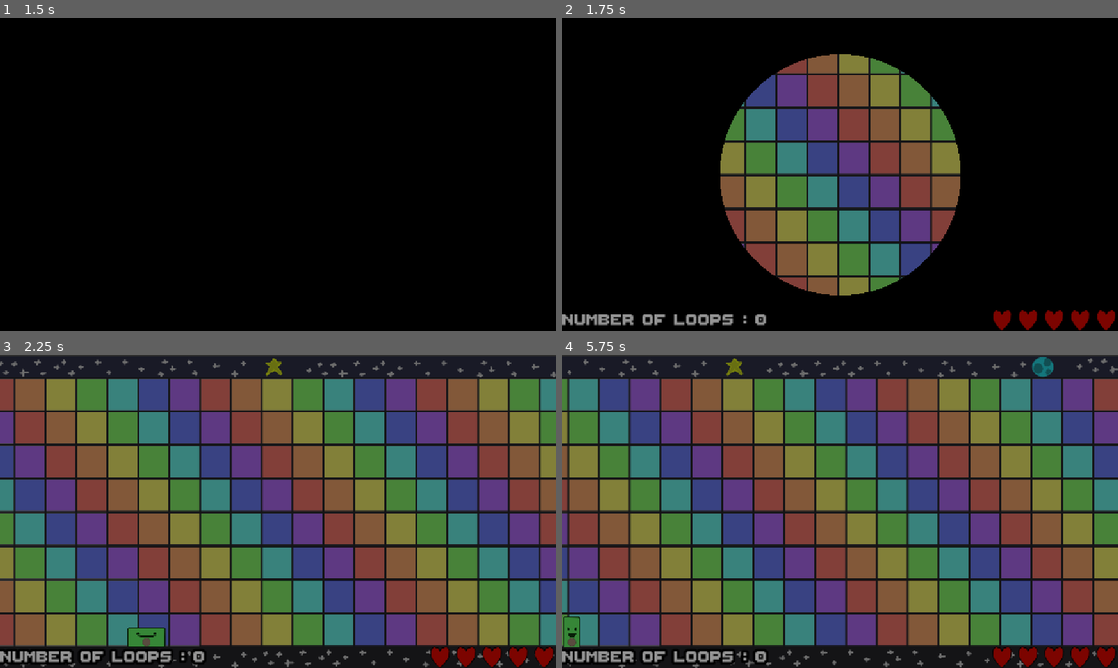
Above: before the commit, frames 1-4 (two rows, left to right).
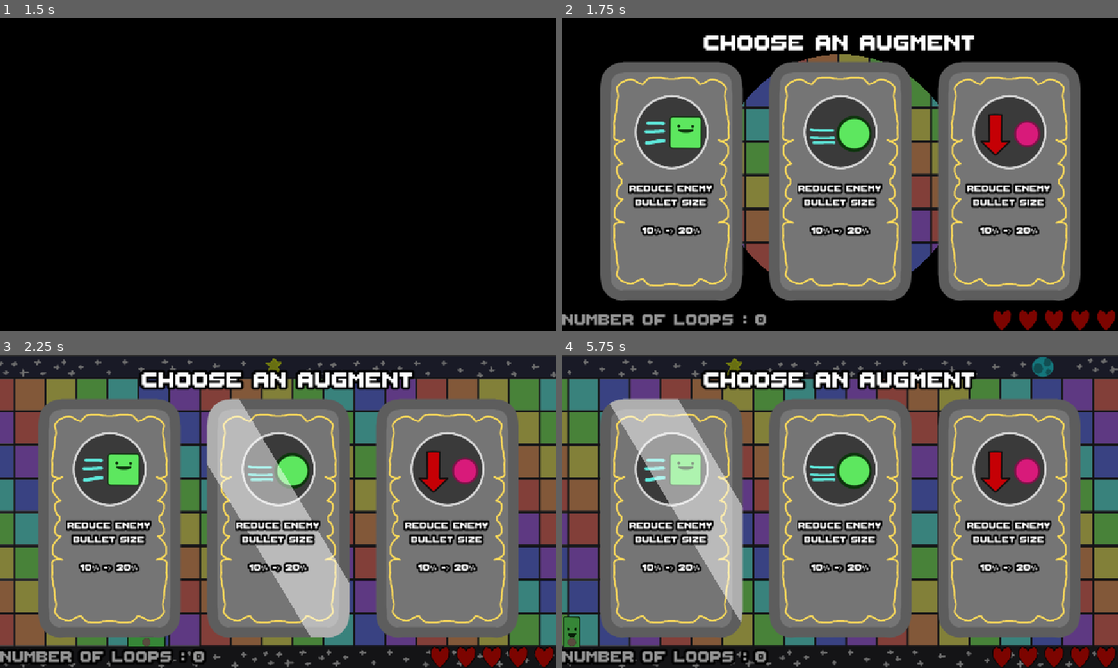
Above: after the commit, the same moments.

Repository: les-brows/la-boucle-musicale
Game: Godot game, scene res://Levels/MainMenu/MainMenu.tscn
Same seed, same stepped clock (60 frames per second), same inputs: the game is played once before the commit and once after it. Sound files missing from this copy of the repository are replaced by a short silence.
Inputs (mouse positions are in pixels of both pictures, inside the frame that each line leads up to):
- Up to frame 1 (1.5 s): tap Enter (ui_accept) at 0.5 s; move the mouse to (400, 158) at 0.52 s; hold D (player1_right) 0.53-1.28 s; hold Enter (ui_accept) 0.53-1.28 s; move the mouse to (166, 190) at 1.27 s; hold S (player1_down) from 1.28 s (still down); tap Shift (player1_dash) at 1.35 s
- Up to frame 2 (1.75 s): keep holding S (player1_down); tap Enter (ui_accept) at 1.52, 1.55 s
- Up to frame 3 (2.25 s): tap Enter (ui_accept) at 1.82 s; move the mouse to (333, 442) at 2.02 s; release S (player1_down) at 2.03 s; hold D (player1_right) from 2.03 s (still down); hold Enter (ui_accept) from 2.03 s (still down); right-click (333, 442) at 2.1 s
- Up to frame 4 (5.75 s): move the mouse to (812, 574) at 2.77 s; release D (player1_right) at 2.78 s; release Enter (ui_accept) at 2.78 s; hold O (player1_shoot_up) 2.78-3.53 s; tap Enter (ui_accept) at 2.85, 3.02, 3.32, 4.52, 4.55, 4.82 s; move the mouse to (1006, 558) at 3.52 s; hold Enter (ui_accept) 3.53-4.28 s; hold A (player1_left) 3.53-5.03 s; tap Shift (player1_dash) at 3.6 s; move the mouse to (673, 464) at 4.27 s; right-click (673, 464) at 4.35 s; move the mouse to (867, 511) at 5.02 s; hold S (player1_down) from 5.03 s (still down); hold Enter (ui_accept) from 5.03 s (still down)

Frame 1 is identical in both runs. In frame 2, 58% of the frame differs, in the area x 6-94%, y 5-91%; in frame 3, 60%; in frame 4, 60%, in the area x 6-94%, y 4-91%.

Commit message:
feat: show augment menu

Diff:
--- a/Levels/scrolling_level.gd
+++ b/Levels/scrolling_level.gd
@@ -5,9 +5,11 @@
 @onready var level_portions = $LevelPortions
 @onready var level_portion_previous = $LevelPortions/LevelPortionPrevious
 @onready var level_portion_current = $LevelPortions/LevelPortionCurrent
+@onready var enemy_manager_node = $EnemyManager
 
 var currently_moving_level_middle: bool = false
 var currently_moving_level_end: bool = false
+var in_augment_menu: bool = false
 
 var LevelPortionScene = preload("res://Levels/LevelPortion.tscn")
 
@@ -23,7 +25,8 @@
 		camera.position.x + CAMERA_SIZE.x/2 - player.size.x/2)
 
 func _process(_delta):
-	move_camera()
+	if(not in_augment_menu):
+		move_camera()
 	clamp_player_inside_camera()
 
 func _ready():
@@ -31,6 +34,7 @@
 
 	Globals.middle_level_reached.connect(_on_middle_level_reached)
 	Globals.end_level_reached.connect(_on_end_level_reached)
+	Globals.augment_selected.connect(_on_augment_selected)
 
 	level_portion_previous.position = -Vector2(Globals.LEVEL_SIZE, 0)
 	Globals.LOOP_COUNT = Globals.INITIAL_LOOP_COUNT
@@ -84,4 +88,17 @@
 	# Shift camera to the left
 	camera.position = camera.position - Vector2(Globals.LEVEL_SIZE, 0)
 
+	# Pause the enemies and their projectiles
+	enemy_manager_node.process_mode = PROCESS_MODE_DISABLED
+
+	# Pause camera
+	in_augment_menu = true
+
 	print("Player hit the end of the level !")
+
+func _on_augment_selected() -> void:
+	# Unpause the enemies and their projectiles
+	enemy_manager_node.process_mode = PROCESS_MODE_DISABLED
+
+	# Unpause camera
+	in_augment_menu = false
--- /dev/null
+++ b/Objects/GameUI/AugmentUI.gdshader
@@ -0,0 +1,11 @@
+shader_type canvas_item;
+
+uniform vec4 shine_color : source_color = vec4(1.0, 1.0, 1.0, 0.5);
+uniform float shine_speed : hint_range(0.0, 10.0, 0.1) = 3.5;
+uniform float shine_size : hint_range(0.01, 1.0, 0.01) = 0.03;
+
+void fragment() {
+	COLOR = texture(TEXTURE, UV);
+	float shine = step(1.0 - shine_size * 0.5, 0.5 + 0.5 * sin(UV.x - UV.y + TIME * shine_speed));
+	COLOR.rgb = mix(COLOR.rgb, shine_color.rgb, shine * shine_color.a);
+}
--- a/Objects/GameUI/AugmentUI.tscn
+++ b/Objects/GameUI/AugmentUI.tscn
@@ -1,6 +1,13 @@
-[gd_scene format=3 uid="uid://rhn7cenybqv"]
+[gd_scene load_steps=6 format=3 uid="uid://rhn7cenybqv"]
+
+[ext_resource type="Script" uid="uid://v66w7qolipf2" path="res://Objects/GameUI/augment_ui.gd" id="1_pnovf"]
+[ext_resource type="FontFile" uid="uid://dutr1gb421wvd" path="res://Assets/ThaleahFat.ttf" id="2_swrw7"]
+[ext_resource type="Texture2D" uid="uid://cbm74sqapcdq6" path="res://Assets/augment_card_enemy_bullet_size.png" id="3_wa8aj"]
+[ext_resource type="Texture2D" uid="uid://b5nqeiu40rudj" path="res://Assets/augment_card_player_damage.png" id="4_i63mr"]
+[ext_resource type="Texture2D" uid="uid://11eqmd7rdq83" path="res://Assets/augment_card_player_spread_2.png" id="5_chsq5"]
 
 [node name="AugmentUI" type="CanvasLayer"]
+script = ExtResource("1_pnovf")
 
 [node name="ColorRect" type="ColorRect" parent="."]
 anchors_preset = 15
@@ -9,3 +16,111 @@
 grow_horizontal = 2
 grow_vertical = 2
 color = Color(0, 0, 0, 0.419608)
+
+[node name="Augments" type="MarginContainer" parent="."]
+anchors_preset = 15
+anchor_right = 1.0
+anchor_bottom = 1.0
+grow_horizontal = 2
+grow_vertical = 2
+theme_override_constants/margin_top = 20
+
+[node name="VBoxContainer" type="VBoxContainer" parent="Augments"]
+layout_mode = 2
+
+[node name="Label" type="Label" parent="Augments/VBoxContainer"]
+layout_mode = 2
+size_flags_horizontal = 4
+theme_override_constants/outline_size = 20
+theme_override_fonts/font = ExtResource("2_swrw7")
+theme_override_font_sizes/font_size = 70
+text = "Choose an augment"
+
+[node name="HBoxContainer" type="HBoxContainer" parent="Augments/VBoxContainer"]
+layout_mode = 2
+size_flags_horizontal = 4
+theme_override_constants/separation = 50
+
+[node name="Augment_1" type="TextureRect" parent="Augments/VBoxContainer/HBoxContainer"]
+layout_mode = 2
+texture = ExtResource("3_wa8aj")
+
+[node name="MarginContainer" type="MarginContainer" parent="Augments/VBoxContainer/HBoxContainer/Augment_1"]
+layout_mode = 1
+anchors_preset = 15
+anchor_right = 1.0
+anchor_bottom = 1.0
+grow_horizontal = 2
+grow_vertical = 2
+theme_override_constants/margin_top = 250
+
+[node name="Label" type="RichTextLabel" parent="Augments/VBoxContainer/HBoxContainer/Augment_1/MarginContainer"]
+custom_minimum_size = Vector2(180, 0)
+layout_mode = 2
+size_flags_horizontal = 4
+theme_override_constants/outline_size = 15
+theme_override_fonts/normal_font = ExtResource("2_swrw7")
+theme_override_font_sizes/normal_font_size = 30
+bbcode_enabled = true
+text = "Reduce enemy
+bullet size
+
+10% -> 20%"
+autowrap_mode = 0
+horizontal_alignment = 1
+
+[node name="Augment_2" type="TextureRect" parent="Augments/VBoxContainer/HBoxContainer"]
+layout_mode = 2
+texture = ExtResource("4_i63mr")
+
+[node name="MarginContainer" type="MarginContainer" parent="Augments/VBoxContainer/HBoxContainer/Augment_2"]
+layout_mode = 1
+anchors_preset = 15
+anchor_right = 1.0
+anchor_bottom = 1.0
+grow_horizontal = 2
+grow_vertical = 2
+theme_override_constants/margin_top = 250
+
+[node name="Label" type="RichTextLabel" parent="Augments/VBoxContainer/HBoxContainer/Augment_2/MarginContainer"]
+custom_minimum_size = Vector2(180, 0)
+layout_mode = 2
+size_flags_horizontal = 4
+theme_override_constants/outline_size = 15
+theme_override_fonts/normal_font = ExtResource("2_swrw7")
+theme_override_font_sizes/normal_font_size = 30
+bbcode_enabled = true
+text = "Reduce enemy
+bullet size
+
+10% -> 20%"
+autowrap_mode = 0
+horizontal_alignment = 1
+
+[node name="Augment_3" type="TextureRect" parent="Augments/VBoxContainer/HBoxContainer"]
+layout_mode = 2
+texture = ExtResource("5_chsq5")
+
+[node name="MarginContainer" type="MarginContainer" parent="Augments/VBoxContainer/HBoxContainer/Augment_3"]
+layout_mode = 1
+anchors_preset = 15
+anchor_right = 1.0
+anchor_bottom = 1.0
+grow_horizontal = 2
+grow_vertical = 2
+theme_override_constants/margin_top = 250
+
+[node name="Label" type="RichTextLabel" parent="Augments/VBoxContainer/HBoxContainer/Augment_3/MarginContainer"]
+custom_minimum_size = Vector2(180, 0)
+layout_mode = 2
+size_flags_horizontal = 4
+theme_override_constants/outline_size = 15
+theme_override_fonts/normal_font = ExtResource("2_swrw7")
+theme_override_font_sizes/normal_font_size = 30
+bbcode_enabled = true
+text = "Reduce enemy
+bullet size
+
+10% -> 20%"
+autowrap_mode = 0
+horizontal_alignment = 1
--- /dev/null
+++ b/Objects/GameUI/augment_ui.gd
@@ -0,0 +1,162 @@
+extends CanvasLayer
+
+var currently_selected_augment = 1
+var is_in_augment_menu = false
+
+@onready var augment_1_texture = $Augments/VBoxContainer/HBoxContainer/Augment_1
+@onready var augment_2_texture = $Augments/VBoxContainer/HBoxContainer/Augment_2
+@onready var augment_3_texture = $Augments/VBoxContainer/HBoxContainer/Augment_3
+var shader_material = ShaderMaterial.new()
+
+var augment_1: int = -1
+var augment_2: int = -1
+var augment_3: int = -1
+
+var ENEMY_BULLET_SIZE_TEXTURE = preload("res://Assets/augment_card_enemy_bullet_size.png")
+var PLAYER_BULLET_SIZE_TEXTURE = preload("res://Assets/augment_card_player_bullet_size.png")
+var ENEMY_BULLET_SPEED_TEXTURE = preload("res://Assets/augment_card_enemy_bullet_speed.png")
+var PLAYER_BULLET_SPEED_TEXTURE = preload("res://Assets/augment_card_player_bullet_speed.png")
+var ENEMY_MOVEMENT_SPEED_TEXTURE = preload("res://Assets/augment_card_enemy_speed.png")
+var PLAYER_MOVEMENT_SPEED_TEXTURE = preload("res://Assets/augment_card_player_speed.png")
+var PLAYER_HEAL_TEXTURE = preload("res://Assets/augment_card_heart.png")
+var PLAYER_MELODY_TEXTURE = preload("res://Assets/augment_card_melody.png")
+var PLAYER_STRENGTH_TEXTURE = preload("res://Assets/augment_card_player_damage.png")
+var PLAYER_DODGE_TEXTURE = preload("res://Assets/augment_card_player_dodge.png")
+var PLAYER_BULLET_SPREAD_TEXTURE_1 = preload("res://Assets/augment_card_player_spread_2.png")
+var PLAYER_BULLET_SPREAD_TEXTURE_2 = preload("res://Assets/augment_card_player_spread_3.png")
+
+enum Augment {
+	ENEMY_BULLET_SIZE,
+	PLAYER_BULLET_SIZE,
+	ENEMY_BULLET_SPEED,
+	PLAYER_BULLET_SPEED,
+	ENEMY_MOVEMENT_SPEED,
+	PLAYER_MOVEMENT_SPEED,
+	PLAYER_HEAL,
+	PLAYER_MELODY,
+	PLAYER_STRENGTH,
+	PLAYER_DODGE,
+	PLAYER_BULLET_SPREAD,
+	NUM_OF_AUGMENT
+}
+
+
+func _ready():
+	_on_end_level_reached()
+	Globals.end_level_reached.connect(_on_end_level_reached)
+
+	var shader = load("res://Objects/GameUI/AugmentUI.gdshader")
+	shader_material.shader = shader
+
+func _on_end_level_reached() -> void:
+	generate_augments()
+	visible = true
+	is_in_augment_menu = true
+	pass
+
+func _process(_delta: float) -> void:
+	if not is_in_augment_menu:
+		return
+
+	var new_currently_selected_augment = currently_selected_augment
+
+	if Input.is_action_pressed("player1_left"):
+		new_currently_selected_augment = clamp(currently_selected_augment, 0, currently_selected_augment - 1)
+	if Input.is_action_pressed("player1_right"):
+		new_currently_selected_augment = clamp(currently_selected_augment, currently_selected_augment + 1, 2)
+	if Input.is_action_pressed("ui_accept"):
+		select_augment(currently_selected_augment)
+
+	if new_currently_selected_augment != currently_selected_augment:
+		currently_selected_augment = new_currently_selected_augment
+		update_augment_display(currently_selected_augment)
+
+
+func select_augment(augment_selected) -> void:
+	pass
+
+func generate_augments() -> void:
+	var valid_augments: bool = false
+	var rng = RandomNumberGenerator.new()
+	rng.randomize()
+
+	while(not valid_augments):
+		augment_1 = rng.randi_range(0, Augment.NUM_OF_AUGMENT - 1)
+		augment_2 = rng.randi_range(0, Augment.NUM_OF_AUGMENT - 1)
+		augment_3 = rng.randi_range(0, Augment.NUM_OF_AUGMENT - 1)
+		valid_augments = are_augments_valid(augment_1, augment_2, augment_3)
+
+	set_augment_texture(augment_1_texture, augment_1)
+	set_augment_texture(augment_2_texture, augment_2)
+	set_augment_texture(augment_3_texture, augment_3)
+
+func set_augment_texture(augment_texture, augment) -> void:
+	if augment == Augment.ENEMY_BULLET_SIZE:
+		augment_texture.texture = ENEMY_BULLET_SIZE_TEXTURE
+	if augment == Augment.PLAYER_BULLET_SIZE:
+		augment_texture.texture = PLAYER_BULLET_SIZE_TEXTURE
+	if augment == Augment.ENEMY_BULLET_SPEED:
+		augment_texture.texture = ENEMY_BULLET_SPEED_TEXTURE
+	if augment == Augment.PLAYER_BULLET_SPEED:
+		augment_texture.texture = PLAYER_BULLET_SPEED_TEXTURE
+	if augment == Augment.ENEMY_MOVEMENT_SPEED:
+		augment_texture.texture = ENEMY_MOVEMENT_SPEED_TEXTURE
+	if augment == Augment.PLAYER_MOVEMENT_SPEED:
+		augment_texture.texture = PLAYER_MOVEMENT_SPEED_TEXTURE
+	if augment == Augment.PLAYER_HEAL:
+		augment_texture.texture = PLAYER_HEAL_TEXTURE
+	if augment == Augment.PLAYER_MELODY:
+		augment_texture.texture = PLAYER_MELODY_TEXTURE
+	if augment == Augment.PLAYER_STRENGTH:
+		augment_texture.texture = PLAYER_STRENGTH_TEXTURE
+	if augment == Augment.PLAYER_DODGE:
+		augment_texture.texture = PLAYER_DODGE_TEXTURE
+	if augment == Augment.PLAYER_BULLET_SPREAD:
+		if Globals.NB_BULLET_PLAYER == 1:
+			augment_texture.texture = PLAYER_BULLET_SPREAD_TEXTURE_1
+		else:
+			augment_texture.texture = PLAYER_BULLET_SPREAD_TEXTURE_2
+
+
+func are_augments_valid(augment_1_generated: int, augment_2_generated: int, augment_3_generated: int) -> bool:
+	# Are there multiple times the same augment
+	if(augment_1_generated == augment_2_generated or augment_1_generated == augment_3 or augment_2_generated == augment_3_generated):
+		return false
+
+	# If dodge is already at its max level
+	if(Globals.LUCK_DODGE >= Globals.DODGE_MAX_PERCENT &&
+		(augment_1_generated == Augment.PLAYER_DODGE or augment_2_generated == Augment.PLAYER_DODGE or augment_3_generated == Augment.PLAYER_DODGE)):
+		return false
+
+	# If bullet spread is already at its max level
+	if(Globals.NB_BULLET_PLAYER == Globals.BULLET_SPREAD_MAX_LEVEL &&
+		(augment_1_generated == Augment.PLAYER_BULLET_SPREAD or augment_2_generated == Augment.PLAYER_BULLET_SPREAD or augment_3_generated == Augment.PLAYER_BULLET_SPREAD)):
+		return false
+
+	# If melody is already at its max level
+	if(Globals.MELODY_LEVEL == Globals.MELODY_MAX_LEVEL &&
+		(augment_1_generated == Augment.PLAYER_MELODY or augment_2_generated == Augment.PLAYER_MELODY or augment_3_generated == Augment.PLAYER_MELODY)):
+		return false
+
+	# If heal when at full HP
+	if(Globals.CURRENT_HP_PLAYER == Globals.MAX_HP &&
+		(augment_1_generated == Augment.PLAYER_HEAL or augment_2_generated == Augment.PLAYER_HEAL or augment_3_generated == Augment.PLAYER_HEAL)):
+		return false
+
+	return true
+
+func update_augment_display(selected_augment: int) -> void:
+	if selected_augment == 1:
+		augment_1_texture.material = shader_material
+		augment_2_texture.material = null
+		augment_3_texture.material = null
+
+	if selected_augment == 2:
+		augment_1_texture.material = null
+		augment_2_texture.material = shader_material
+		augment_3_texture.material = null
+
+	if selected_augment == 3:
+		augment_1_texture.material = null
+		augment_2_texture.material = null
+		augment_3_texture.material = shader_material
--- a/globals.gd
+++ b/globals.gd
@@ -21,6 +21,9 @@
 signal player_damage()
 @warning_ignore("unused_signal")
 signal enemy_damage()
+@warning_ignore("unused_signal")
+signal augment_selected()
+
 
 var BOUNDARY_LOW: int = 45
 var BOUNDARY_UP: int = 600
@@ -30,6 +33,9 @@
 
 var INVINCIBILITY_TIMER: float = 1
 var MAX_HP: int = 10
+const DODGE_MAX_PERCENT = 50
+const MELODY_MAX_LEVEL = 2
+const BULLET_SPREAD_MAX_LEVEL = 2
 
 const INITIAL_LOOP_COUNT: int = 0
 var LOOP_COUNT: int = INITIAL_LOOP_COUNT
@@ -49,5 +55,6 @@
 var CURRENT_HP_PLAYER : int =MAX_HP
 var BULLET_SIZE_MULT_PLAYER :float =1
 var BULLET_SIZE_MULT_ENEMY :float =1
-var NB_BULLET_PLAYER =2
+var NB_BULLET_PLAYER = 2
+var MELODY_LEVEL = 1
 var LUCK_DODGE :int = 50
Not shown: 1 places in Objects/Enemies/Shooter.tscn that only renumber resources
